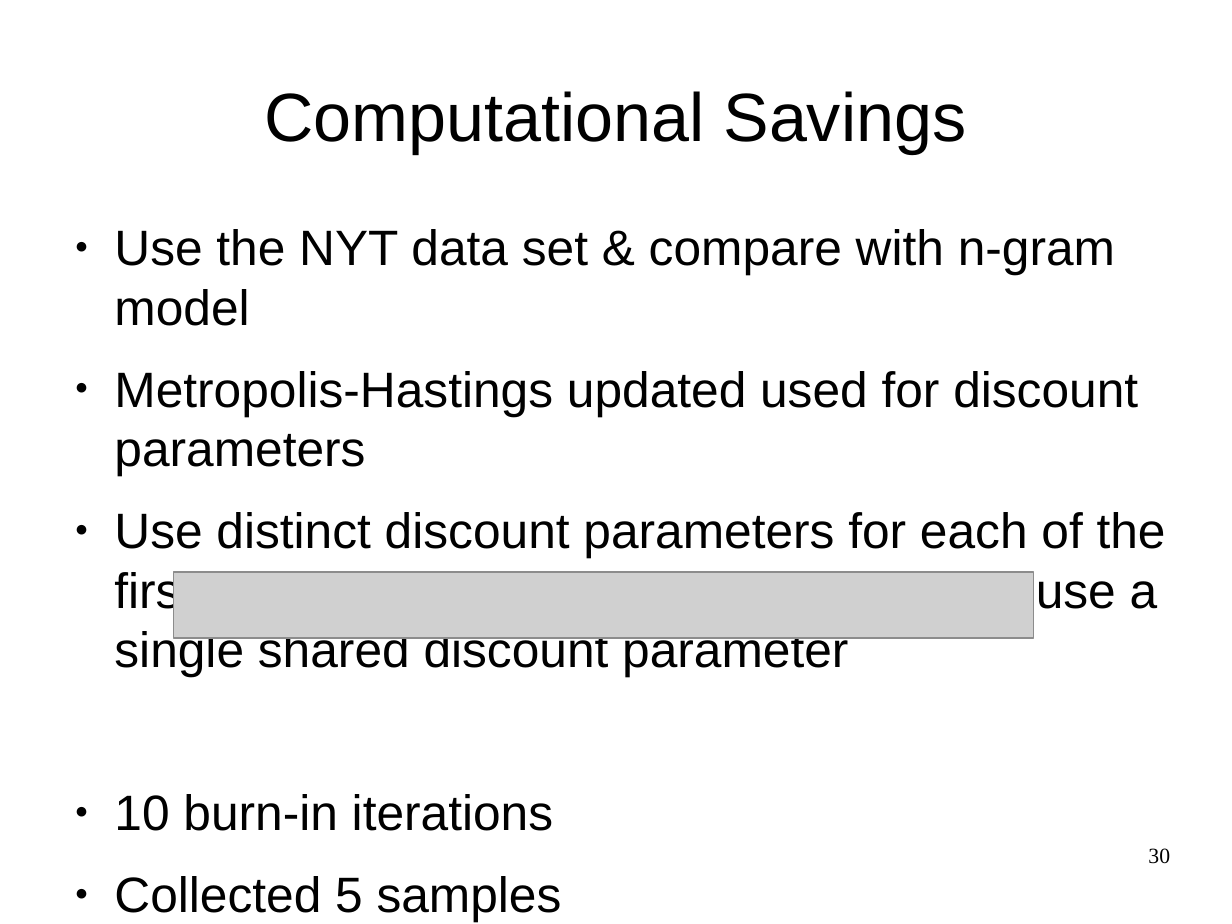
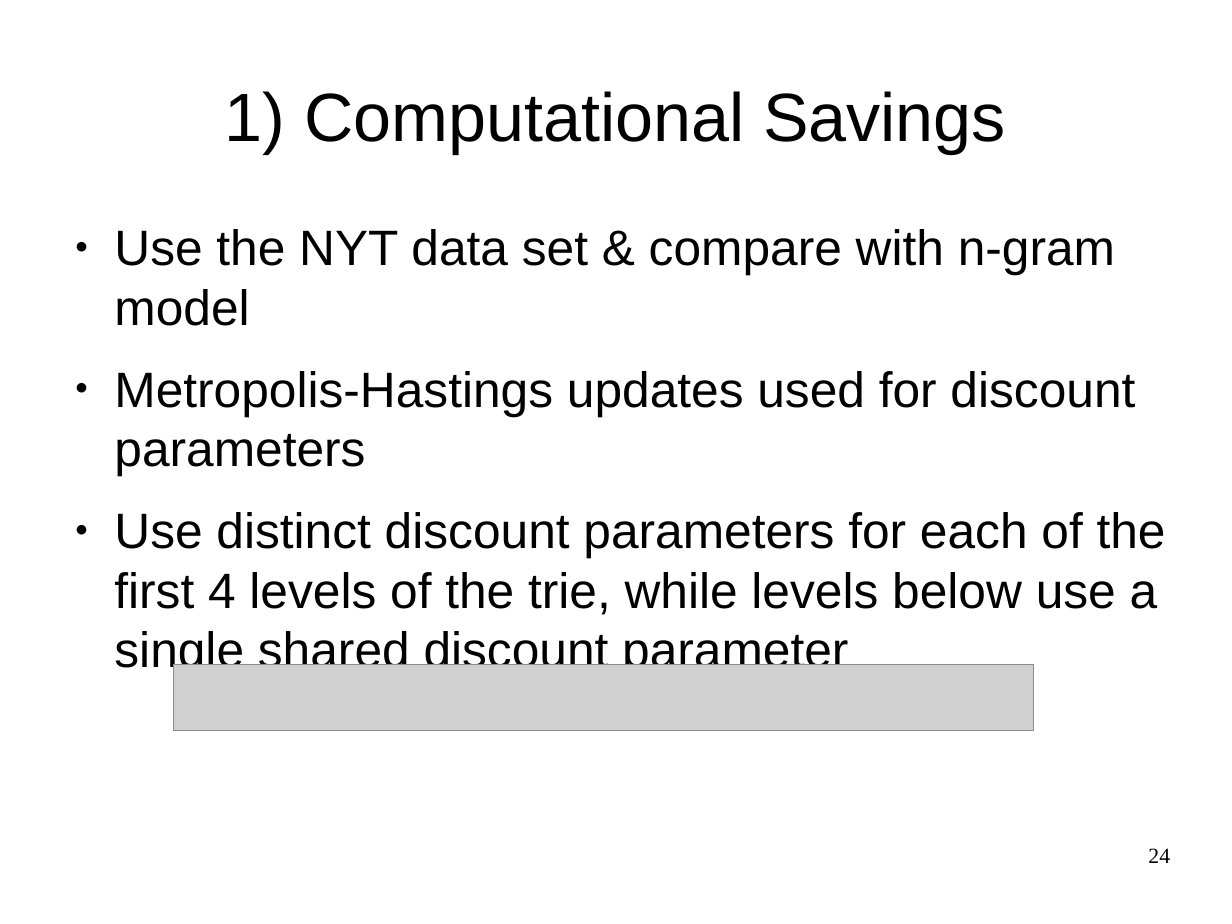
Before and after one commit to snadi/cs886, a slide deck: slide 24 of cs886/presentation/cs886_sarah-karim.odp (slide 30 before the commit). Drawn at 1232x924 pixels with LibreOffice and Linux fonts; fonts in the diff are those of the drawing; grey boxes stand for pictures. Boxes give left, top, right and bottom in pixels: in the first picture for what was removed or moved away, otherwise in the second. Text is boxed around its words. In the diff, an @@ line names an element or a change of style, - is before the commit and + after.

```diff
--- a/cs886/presentation/cs886_sarah-karim.odp
+++ b/cs886/presentation/cs886_sarah-karim.odp
@@ title at (225,91,1006,153): text changed @@
-Computational Savings
+1) Computational Savings
@@ text at (114,371,1135,476): text changed @@
-● Metropolis-Hastings updated used for discount parameters
+● Metropolis-Hastings updates used for discount parameters
@@ picture: place and size @@
-picture at (173,572,1034,638)
+picture at (173,664,1034,730)
@@ text at (114,794,553,831): paragraphs removed @@
-● 10 burn-in iterations
-● Collected 5 samples
@@ page number at (1148,848,1170,863): text changed @@
-30
+24
```
Also in this commit, not shown: 14 other slides changed, 11 slides added, 12 slides removed.
